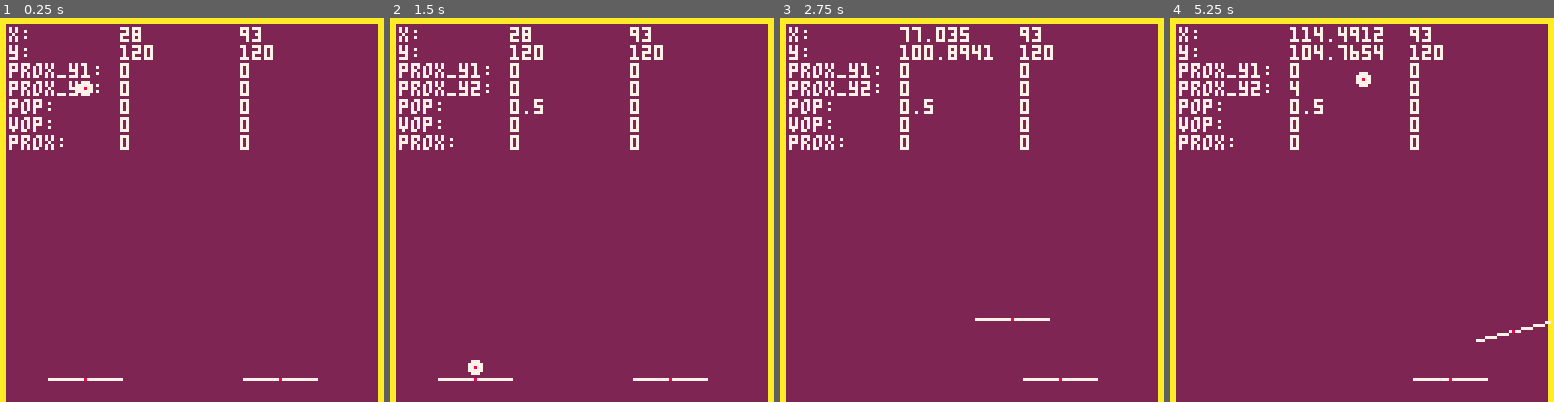
Above: before the commit, frames 1-4 (left to right).
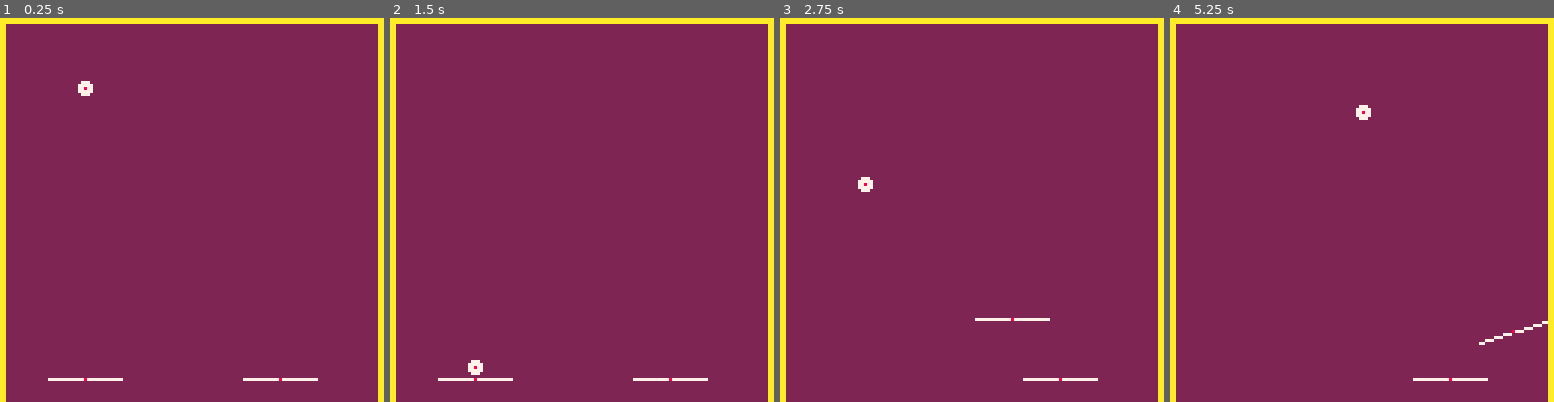
Above: after the commit, the same moments.

Repository: pixelrip/breakout
Game: PICO-8 cartridge breakout.p8
The game is run twice, just before and just after one commit, with the same random seed, the same clock (stepped at 60 frames per second) and the same inputs.
Inputs:
- Up to frame 1 (0.25 s): no input
- Up to frame 2 (1.5 s): tap X (X key) at 0.33, 1.07 s; tap O (Z key) at 0.7 s
- Up to frame 3 (2.75 s): hold Right 1.6-2.1 s; tap O (Z key) at 1.7, 2.1, 2.5 s; tap X (X key) at 1.85 s; hold Up 2.15-2.42 s; hold Right from 2.47 s (still down)
- Up to frame 4 (5.25 s): tap O (Z key) every 0.4 s from 2.9 to 4.9 s; tap X (X key) at 2.97, 4.08, 5.2 s; release Right at 3.03 s; hold Left 3.08-3.58 s; hold Down 3.63-3.97 s; hold Right 4.02-4.68 s; hold Up 4.73-5.03 s; hold Left from 5.08 s (still down)

The runs differ from the first frame. In frame 1, 2.9% of the frame differs, in the area x 2-72%, y 2-35%; in frame 2, 3.0%; in frame 3, 3.6%; in frame 4, 3.9%, in the area x 2-100%, y 2-86%.

Commit message:
switched to angle based rotation of paddle

Diff:
--- a/src/entities/player.lua
+++ b/src/entities/player.lua
@@ -20,29 +20,22 @@
     self.idx = opts.idx or 0
 
     self.w = opts.w or 24
+    self.a = opts.a or 0
+    self.color = opts.color or 7
+    self.bounce = opts.bounce or 0.2
 
+    -- Movement Defaults
     self.vx = 0
     self.vy = 0
-
     self.acceleration = opts.acceleration or 0.5
     self.friction = opts.friction or 0.8
 
-    self.tilt_y1 = 0
-    self.tilt_y2 = 0
-
+    -- Hate this name; its a timer for how close the player is to hitting the ball
     self.prox_y1 = 0
     self.prox_y2 = 0
 
-    self:_update_line()
-
-    self.color = opts.color or 7
-    self.bounce = opts.bounce or 0.2
-
-    -- DEBUG
-    self.debug_pop = 0
-    self.debug_vop = 0
-    self.debug_prox = 0
-
+    self:_update_endpoints()
+    self:_update_math()
     return self
 end
 
@@ -61,7 +54,8 @@
     self:_apply_friction()
 
     -- Update line position/values
-    self:_update_line()
+    self:_update_endpoints()
+    self:_update_math()
 
     -- Calculate velocity at line endpoints
     self.vy1 = self.y1 - prev_y1
@@ -77,6 +71,7 @@
     pset(self.x, self.y, 8)
 
     -- DEBUG
+    --[[
     if self.DEBUG then
         print("x: ", 3, 3, 7)
         print(self.x, 40 * (self.idx + 1), 3, 7)
@@ -93,23 +88,28 @@
         print("prox: ", 3, 39, 7)
         print(self.debug_prox, 40 * (self.idx + 1), 39, 7)
     end
+    ]]--
 end
 
 
 -- "Private" Methods
 
-function Player:_update_line()
+function Player:_update_endpoints()
     -- token saver for duplicate _init and _update code
     local hw = self.w / 2
+    local dx = cos(self.a) * hw
+    local dy = sin(self.a) * hw
 
-    self.x1 = self.x - hw
-    self.y1 = self.y + self.tilt_y1
-    self.x2 = self.x + hw
-    self.y2 = self.y + self.tilt_y2
+    self.x1 = self.x - dx
+    self.y1 = self.y - dy
+    self.x2 = self.x + dx
+    self.y2 = self.y + dy
+end
 
+function Player:_update_math()
     self.lowest_y = max(self.y1, self.y2)
-	self.m = get_slope(self.x1, self.y1, self.x2, self.y2)
-	self.c = get_y_intercept(self.m, self.x1, self.y1)
+    self.m = get_slope(self.x1, self.y1, self.x2, self.y2)
+    self.c = get_y_intercept(self.m, self.x1, self.y1)
 end
 
 function Player:_apply_friction()
@@ -150,14 +150,11 @@
 
     -- Buttons for tilting the paddle
      if o_held and not x then
-        self.tilt_y1 = max(self.tilt_y1 - 3, -6)
-        self.tilt_y2 = min(self.tilt_y2 + 3, 6)
+        self.a = max(self.a - 0.05, -0.125)
     elseif x_held and not o_held then
-        self.tilt_y1 = min(self.tilt_y1 + 3, 6)
-        self.tilt_y2 = max(self.tilt_y2 - 3, -6)
+        self.a = min(self.a + 0.05, 0.125)
     else
-        self.tilt_y1 = 0
-        self.tilt_y2 = 0
+        self.a = 0
    end
 end
 
